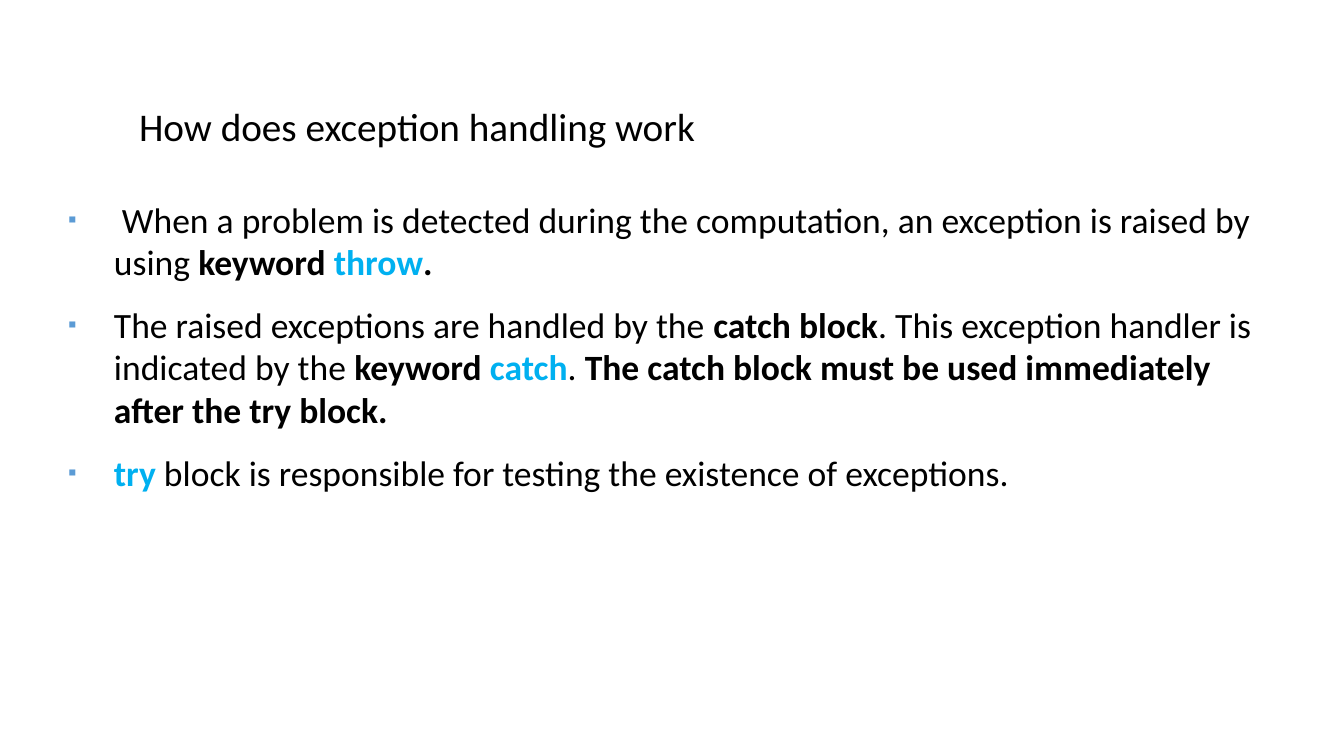
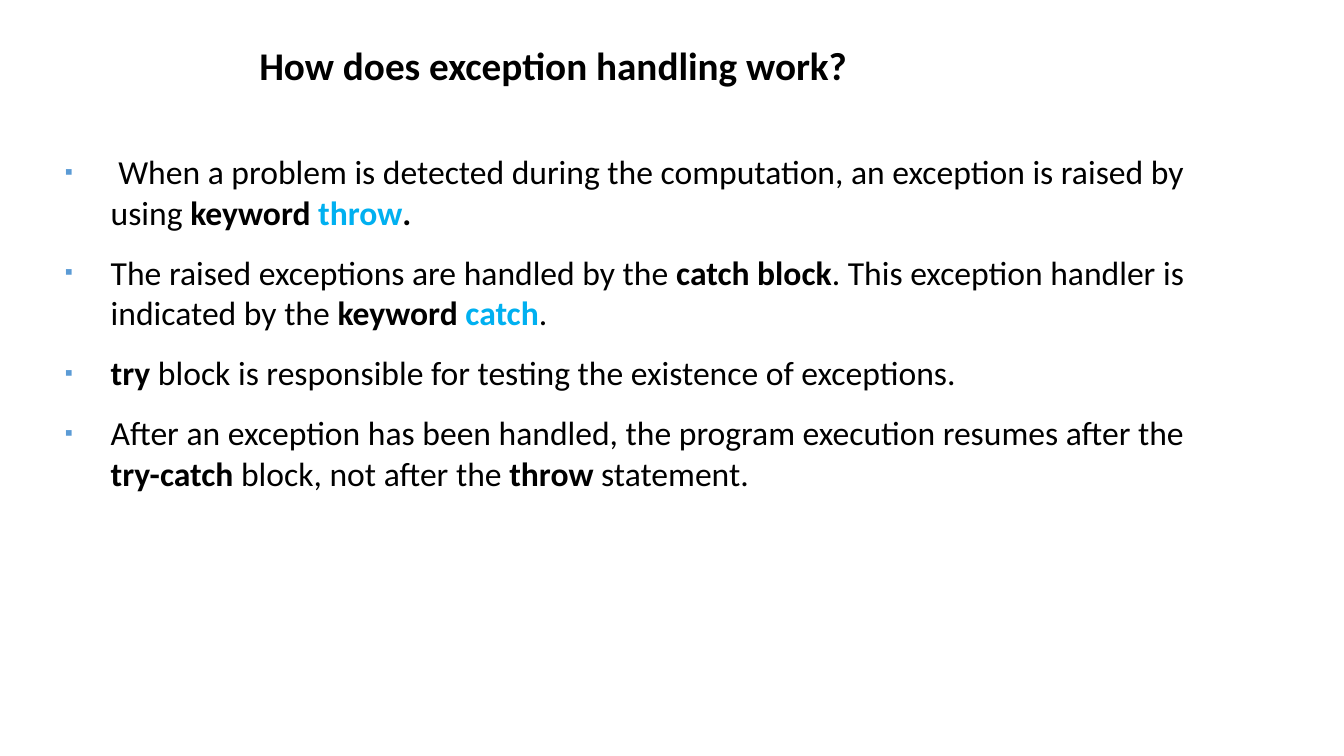
Before and after one commit to ShiqiYu/CPP, a slide deck: slide 9 of week14/Lab14.pptx. Drawn at 1344x756 pixels with LibreOffice and Linux fonts; fonts in the diff are those of the drawing; background and template pictures are left out. Boxes give left, top, right and bottom in pixels: in the first picture for what was removed or moved away, otherwise in the second. Text is boxed around its words. In the diff, an @@ line names an element or a change of style, - is before the commit and + after.

```diff
--- a/week14/Lab14.pptx
+++ b/week14/Lab14.pptx
@@ text at box(259, 52, 847, 87): text changed; bold on @@
-  How does exception handling work
+  How does exception handling work?
@@ text "When a problem is detected ...": place and size @@
-text "When a problem is detected ..." at box(114, 208, 1251, 492)
+text "When a problem is detected ..." at box(111, 160, 1184, 492)
@@ text at box(111, 160, 1184, 391): size 25.4 to 24 pt in "When a problem is detected during the ...", "try block is responsible for testing the ..."; text colour #00B0F0 to #000000 in "try"; indent changed @@
@@ text at box(111, 261, 1184, 331): text changed; size 25.4 to 24 pt; bold off @@
-  ▪ The raised exceptions are handled by the catch block. This exception handler is indicated by the keyword catch. The catch block must be used immediately after the try block.
+  ▪ The raised exceptions are handled by the catch block. This exception handler is indicated by the keyword catch.
@@ text at box(111, 421, 1184, 492): paragraph added @@
+  ▪ After an exception has been handled, the program execution resumes after the try-catch block, not after the throw statement.
```
Also in this commit, not shown: 14 other slides changed, 9 slides added, 14 slides removed.
